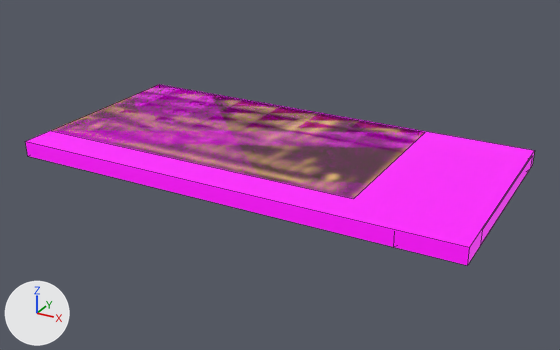
The FBX model SIGVerseProject/Assets/SIGVerse/Models/House/Living/7.etc/chocolate/chocolate.fbx, before and after one commit.
One viewpoint serves both versions: a 50 mm lens placed at (0.176, -0.281, 0.137), pointed at (0.027, -0.01, 0.001). Lighting does not change. The marker at lower left points along +X, +Y and +Z. Mesh edges are drawn as thin lines. Where no turn or scale is listed for an object, it has been applied to the vertices.

In view in the first picture: 'boundingbox', 'chocolate'.
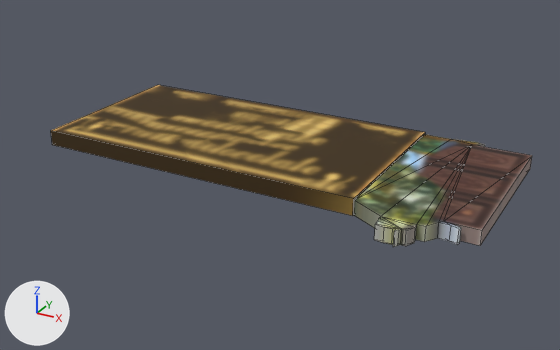
The newer file is also rescaled (x100.0) as a whole; pictures and numbers use the older file's frame.

Location of each change, [x1, y1, x2, y2] in pixels of the pictures (560 x 350 px; the box of a moved part takes in the faces that stretch with it):
'boundingbox', deleted (pink): before [25, 85, 535, 266]
part 1 of me_mesh, moved or reshaped (not visible before): after [354, 135, 532, 247]

Edits to the bpy script that builds the scene:
```text
Add mat_phong1sg:
    mat_phong1sg = principled_material('phong1SG')
    mat_phong1sg.texture = img_chocolate_jpg
    mat_phong1sg.roughness = 0.867
Add mat_phong2sg:
    mat_phong2sg = principled_material('phong2SG')
    mat_phong2sg.texture = img_chocolate_dasu_jpg
    mat_phong2sg.roughness = 0.867
Change me_mesh:
    where me_mesh.from_pydata(...)  # 64 vertices, 84 faces; spans x -0.075..0.123, y -0.055..0.041, z 0.006..0.014
    used by ob_chocolate; location = (0.0, 0.0, 0.0)
    remove me_mesh.materials.append(mat_phong1)  # picture img_chocolate_jpg
    remove me_mesh.materials.append(mat_phong2)  # picture img_chocolate_dasu_jpg
    me_mesh part 1
    78 faces are deleted
    78 new faces join them, mat_phong2sg (picture img_chocolate_dasu_jpg)
    add me_mesh.materials.append(mat_phong2sg)  # picture img_chocolate_dasu_jpg
    add me_mesh.materials.append(mat_phong1sg)  # picture img_chocolate_jpg
Remove ob_boundingbox:
    ob_boundingbox = bpy.data.objects.new('boundingbox', me_mesh_001)
    ob_boundingbox.location = (0.024, -0.0071, 0.0065)
```
